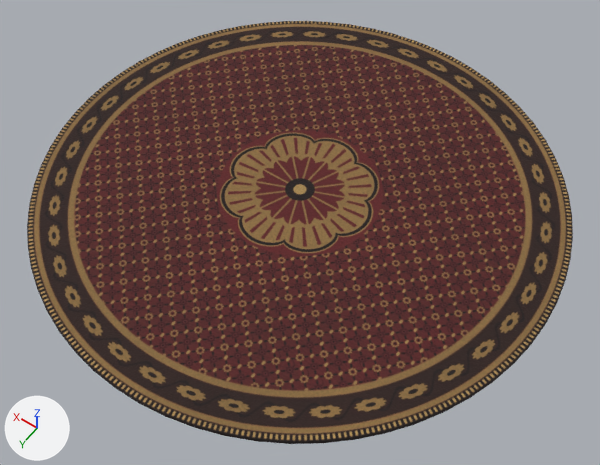
An edit to the FBX model Packages/com.loopland.game/Art/Rug/Models/Rug_Round.fbx, drawn before and after from the same camera.
One viewpoint serves both versions: a camera (50 mm lens) standing at (-2.89, 4.05, 5.76) and looking at (-0.17, 0.24, -0.21). Every picture has the same lights, and +X, +Y and +Z are marked at lower left. The first picture is the older version. Where no turn or scale is listed for an object, it has been applied to the vertices.

Objects in the first picture: 'Rug_Round'.
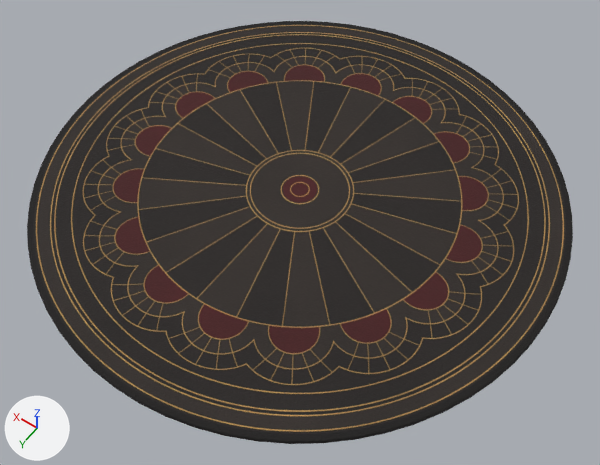
What differs and where, as boxes [x1, y1, x2, y2] in the pictures (600 x 465 px):
```json
{"object": "Rug_Round", "change": "recoloured", "before": [27, 21, 573, 444], "after": [27, 21, 573, 444]}
```

Scene script edits in JSON lines:
```json
{"op": "add", "block": "img_rug_deco_albedo_png", "code": ["img_rug_deco_albedo_png = load_image('Rug_Deco_Albedo.png', '../Textures/Rug_Deco_Albedo.png', 2048, 2048, 'sRGB')"]}
{"op": "add", "block": "img_rug_deco_normal_png", "code": ["img_rug_deco_normal_png = load_image('Rug_Deco_Normal.png', '../Textures/Rug_Deco_Normal.png', 2048, 2048, 'Non-Color')"]}
{"op": "add", "block": "mat_rug_deco", "code": ["mat_rug_deco = bpy.data.materials.new('Rug_Deco')", "# uses the picture img_rug_deco_albedo_png", "# uses the picture img_rug_deco_normal_png"]}
{"block": "me_rug_round", "where": "me_rug_round.from_pydata(...)  # 384 vertices, 321 faces; spans x -2.43..2.43, y -2.43..2.43, z 0.0..0.04"}
{"op": "remove", "block": "me_rug_round", "code": "me_rug_round.materials.append(mat_rug_burgundy)"}
{"op": "add", "block": "me_rug_round", "code": "me_rug_round.materials.append(mat_rug_deco)"}
```
